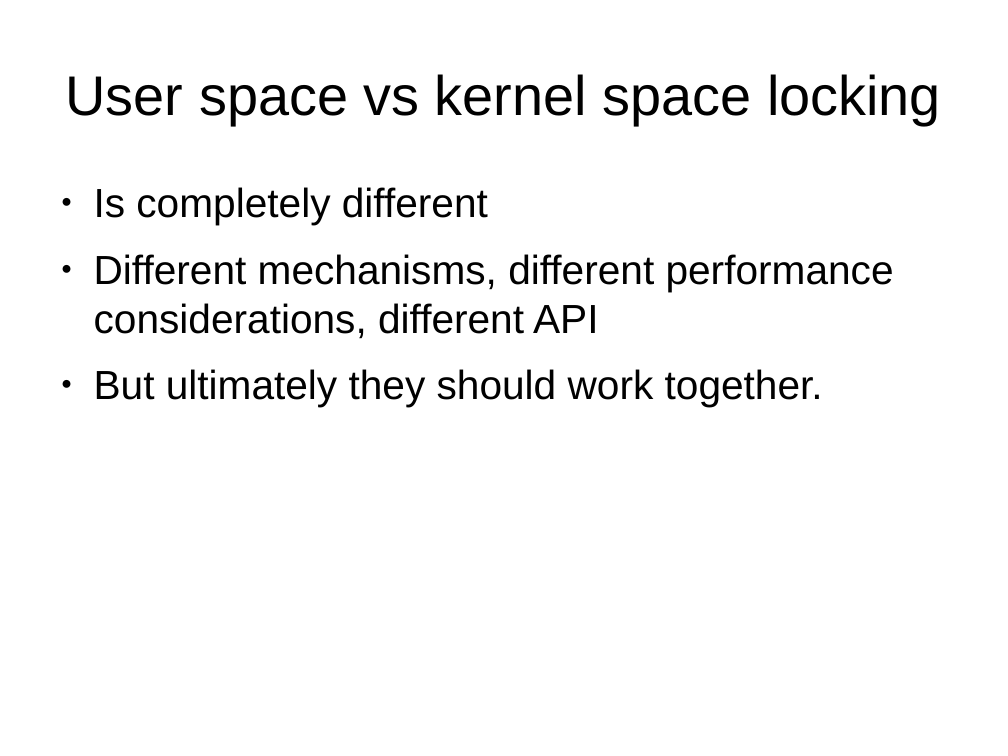
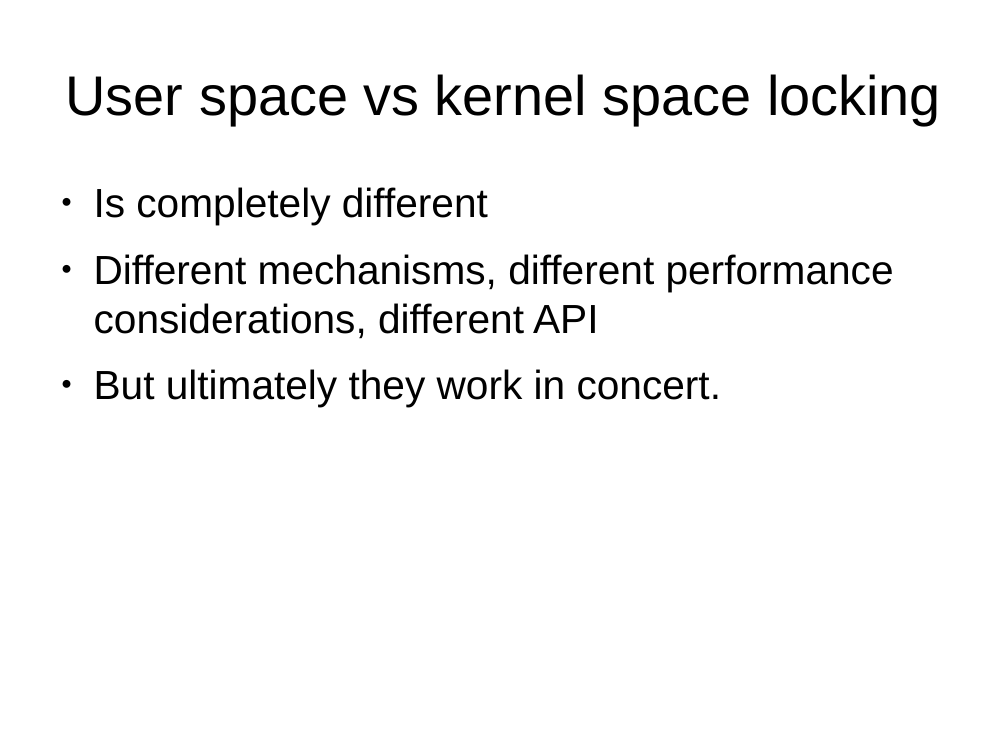
Before and after one commit to kalmuthu/slides, a slide deck: slide 5 of odp/linux/locking.odp (slide 4 before the commit). Drawn at 1008x756 pixels with LibreOffice and Linux fonts; fonts in the diff are those of the drawing. Boxes give left, top, right and bottom in pixels: in the first picture for what was removed or moved away, otherwise in the second. Text is boxed around its words. In the diff, an @@ line names an element or a change of style, - is before the commit and + after.

Commit message:
new version of locking

```diff
--- a/odp/linux/locking.odp
+++ b/odp/linux/locking.odp
@@ text at box(94, 369, 721, 407): text changed @@
-● But ultimately they should work together.
+● But ultimately they work in concert.
```
Also in this commit, not shown: 6 other slides changed, 17 slides added.
